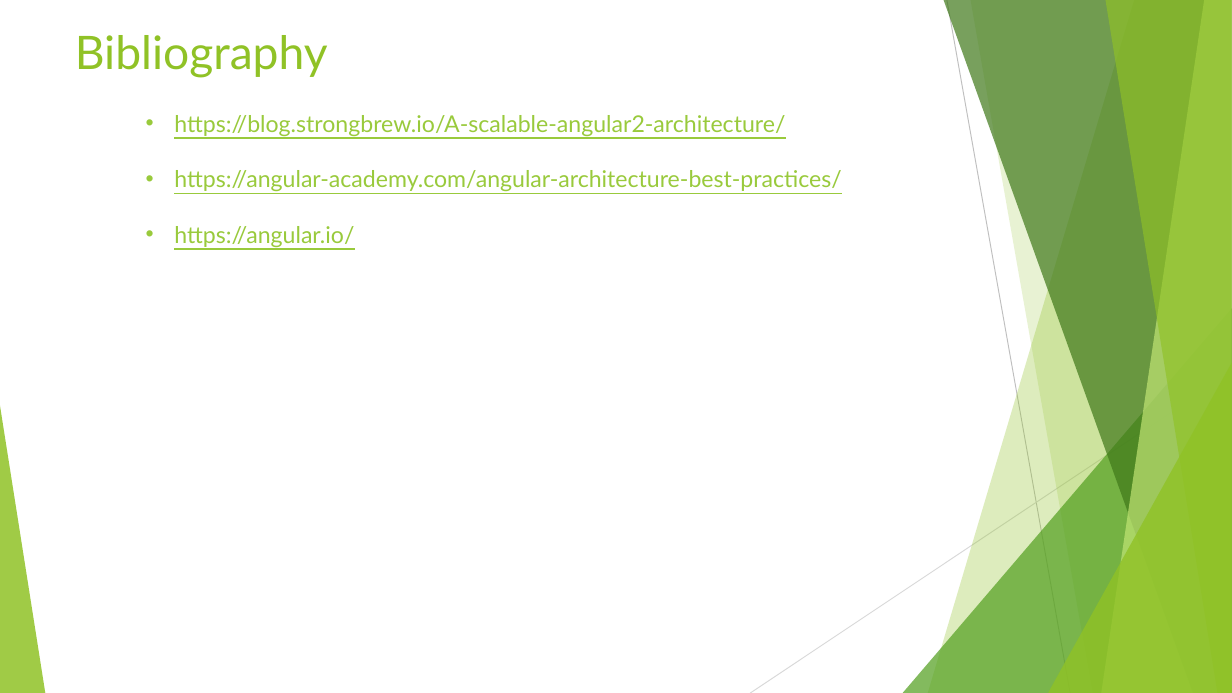
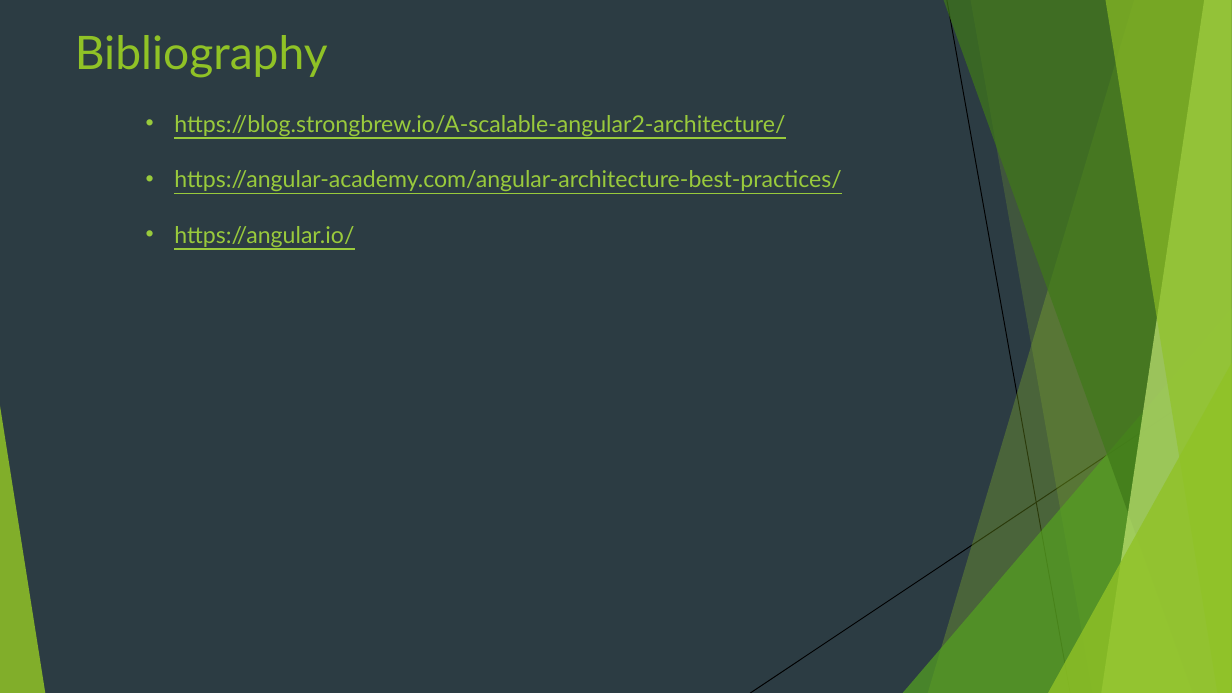
Before and after one commit to pauades/angulartraining, a slide deck: slide 14 of angular_training.pptx. Drawn at 1232x693 pixels with LibreOffice and Linux fonts; fonts in the diff are those of the drawing. Boxes give left, top, right and bottom in pixels: in the first picture for what was removed or moved away, otherwise in the second. Text is boxed around its words. In the diff, an @@ line names an element or a change of style, - is before the commit and + after.

```diff
--- a/angular_training.pptx
+++ b/angular_training.pptx
@@ background #FFFFFF to #2C3C43 @@
@@ line (947, 0) - (1070, 693): stroke #BFBFBF 0.75 pt to #000000 0.75 pt @@
@@ line (1232, 372) - (750, 693): stroke #D9D9D9 0.75 pt to #000000 0.75 pt @@
```
Also in this commit, not shown: 2 other slides changed, 7 other files.
